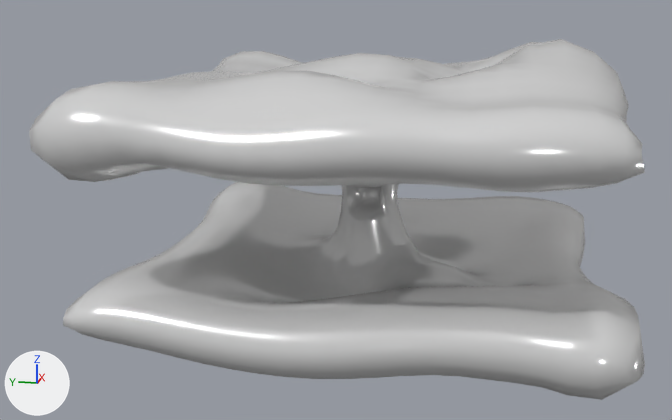
The glTF model android/assets/models/worldB.gltf: old version first, new version second.
Both versions are drawn from a 50 mm lens placed at (-264.6, -41.9, 16.4), pointed at (-3.7, 10.3, -48.8). The lights are fixed; the arrows at lower left show +X, +Y and +Z. Vertices at the same position are counted once.

Script lines for the objects in view, before the commit:
```python
me_plane = bpy.data.meshes.new('Plane')
me_plane.from_pydata(...)  # 2036 vertices, 4068 faces; spans x -75.3..74.5, y -73.1..71.1, z -21.3..70.2
me_plane.materials.append(mat_mirror)  # white #e7e7e7
ob_navmeshb = bpy.data.objects.new('navMeshB', me_plane)
ob_navmeshb.location = (0.0, 0.0, -69.3)
```
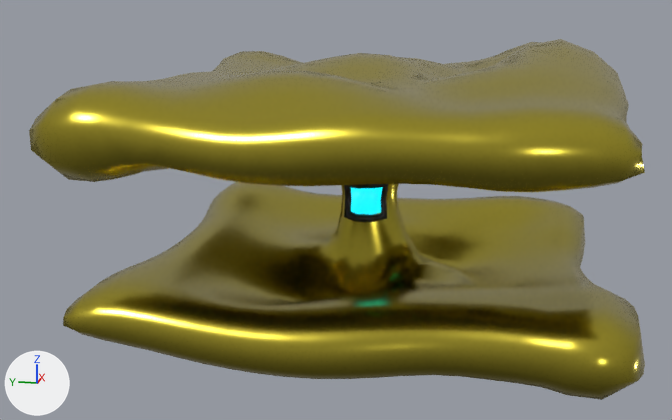
The change, as a list of edits to the scene's bpy script:
```text
Add mat_mirrorsoft:
    mat_mirrorsoft = principled_material('MirrorSoft')
    mat_mirrorsoft.base_color = (0.494, 0.41, 0.044)  # yellow #bbac3b
    mat_mirrorsoft.metallic = 1.0
    mat_mirrorsoft.roughness = 0.223
Add mat_door:
    mat_door = principled_material('Door')
    mat_door.base_color = (0.128, 0.128, 0.128)  # dark grey #646464
    mat_door.roughness = 0.455
    mat_door.emission_color = (0.0, 0.836, 1.0)  # cyan #00ecff
    mat_door.emission_strength = 1.0
Add mat_mirroblack:
    mat_mirroblack = principled_material('MirroBlack')
    mat_mirroblack.base_color = (0.0343, 0.0343, 0.0343)  # black #343434
    mat_mirroblack.metallic = 0.377
    mat_mirroblack.roughness = 0.436
Change me_plane:
    used by ob_navmeshb; location = (0.0, 0.0, -69.3)
    remove me_plane.from_pydata(...)  # 2036 vertices, 4068 faces; spans x -75.3..74.5, y -73.1..71.1, z -21.3..70.2
    add me_plane.from_pydata(...)  # 2014 vertices, 4016 faces; spans x -75.3..74.5, y -73.1..71.1, z -21.3..70.2
    me_plane part 1
    22 vertices are removed from x -4.1..0.8, y -2.8..4.2, z 21.9..27.9
    52 faces are deleted
    me_plane part 2: 4016 faces spanning x -75.3..74.5, y -73.1..71.1, z -21.3..70.2 switch from mat_mirror (white #e7e7e7) to mat_mirrorsoft (yellow #baac3b)
Add me_plane_004:
    me_plane_004.from_pydata(...)  # 32 vertices, 52 faces; spans x -8.15..0.8, y -4.08..5.42, z 20.67..28.86
    me_plane_004.materials.append(mat_door)  # dark grey #646464
Add me_plane_001:
    me_plane_001.from_pydata(...)  # 40 vertices, 80 faces; spans x -10.96..-6.11, y -5.8..7.22, z 19.0..30.9
    me_plane_001.materials.append(mat_mirroblack)  # black #343434
Add ob_navmeshb_003:
    ob_navmeshb_003 = bpy.data.objects.new('navMeshB.003', me_plane_004)
    ob_navmeshb_003.location = (0.0, 0.0, -69.3)
Add ob_navmeshb_001:
    ob_navmeshb_001 = bpy.data.objects.new('navMeshB.001', me_plane_001)
    ob_navmeshb_001.location = (0.6, 0.0, -69.3)
```

Where the change shows, as pixel boxes [x1, y1, x2, y2] in the pictures (672 x 420 px):
'navMeshB.003', added
    after: [351, 187, 383, 215]
'navMeshB.001', added (black)
    after: [344, 184, 389, 222]
part 1 of me_plane, deleted
    before: [351, 186, 383, 215]
part 2 of me_plane, recoloured (grey to yellow)
    both: [29, 39, 645, 400]
